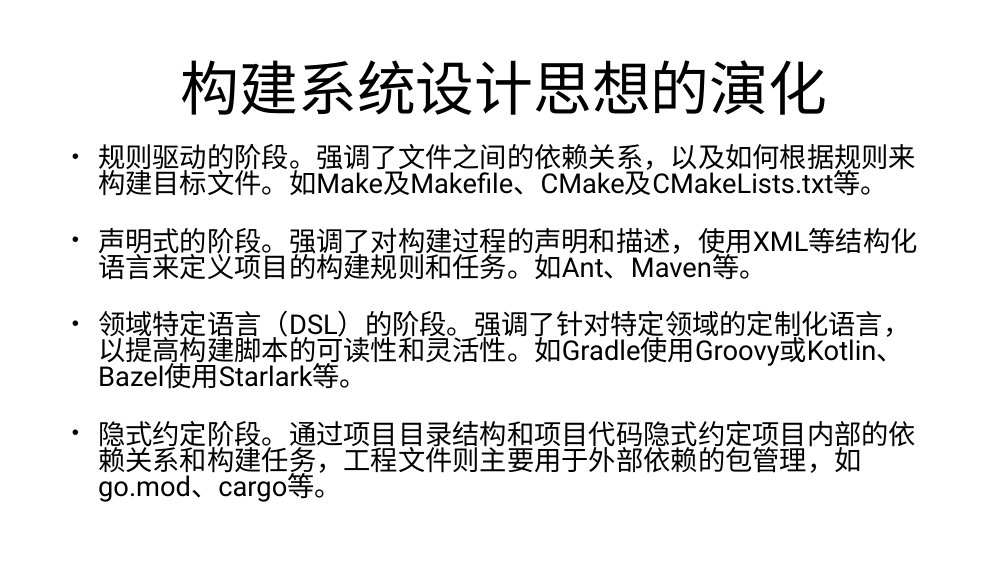
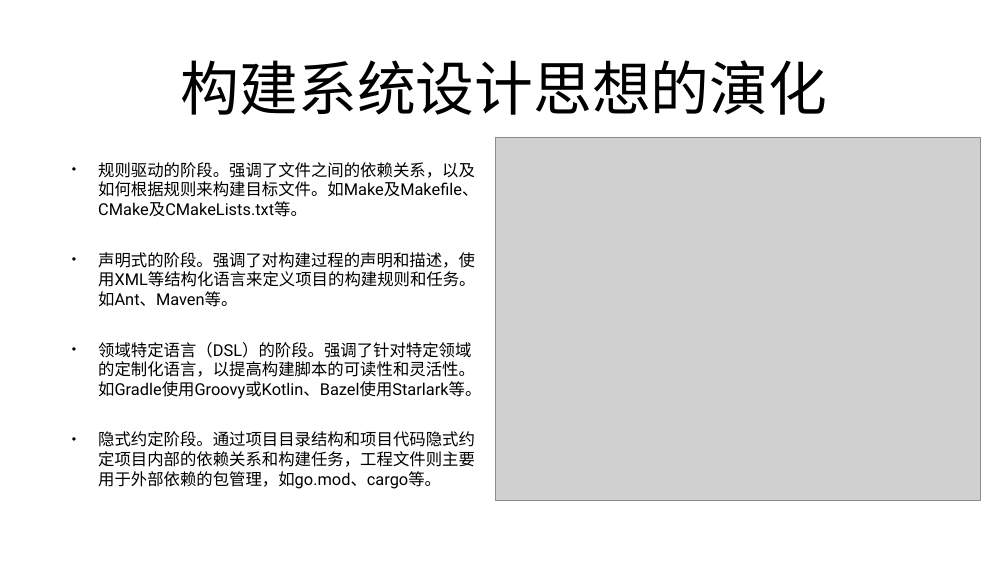
Before and after one commit to mengning/se, a slide deck: slide 15 of ppt/构建系统与工程文件概述.pptx. Drawn at 1008x567 pixels with LibreOffice and Linux fonts; fonts in the diff are those of the drawing; grey boxes stand for pictures. Boxes give left, top, right and bottom in pixels: in the first picture for what was removed or moved away, otherwise in the second. Text is boxed around its words. In the diff, an @@ line names an element or a change of style, - is before the commit and + after.

Commit message:
update build system

```diff
--- a/ppt/构建系统与工程文件概述.pptx
+++ b/ppt/构建系统与工程文件概述.pptx
@@ text "规则驱动的阶段。强调了文件之间的依赖关系，以及如何根据规则来构建目标文件。如Make及Makefile、CMake及CM ..." at [98,162,481,489]: size 52 to 31.2 pt; line spacing 0.8 to 1 @@
@@ picture added at [495,138,980,500] @@
```
